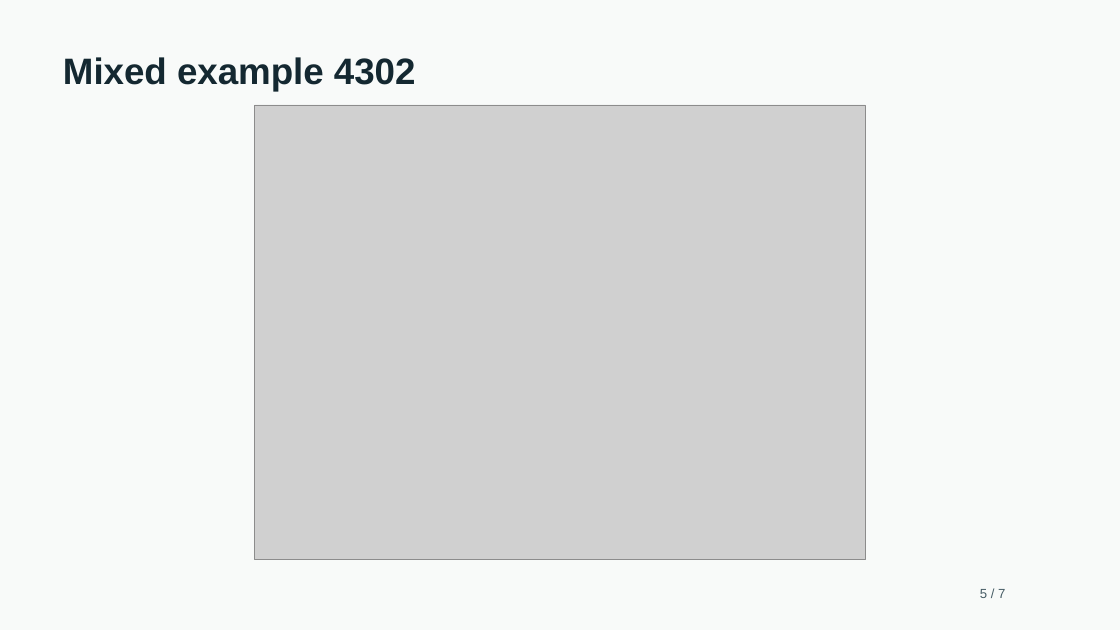
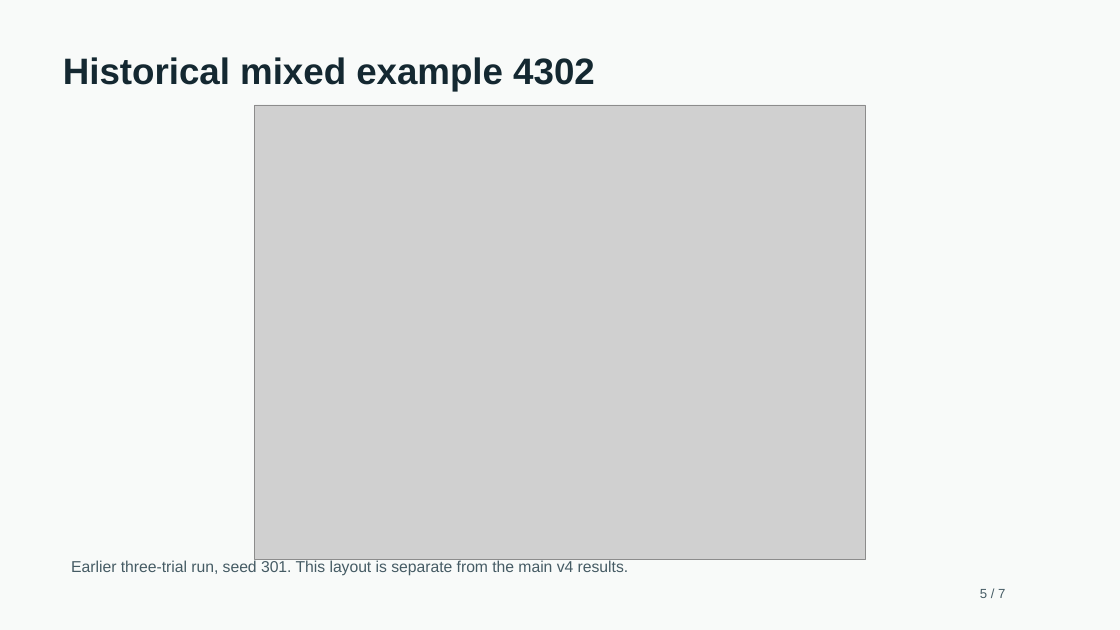
Before and after one commit to AhladM0di/Hybrid-Algorithm-Based-3D-Container-Loading-Optimisation, a slide deck: slide 5 of container_loading/docs/demo_slides.pptx. Drawn at 1120x630 pixels with LibreOffice and Linux fonts; fonts in the diff are those of the drawing; grey boxes stand for pictures. Boxes give left, top, right and bottom in pixels: in the first picture for what was removed or moved away, otherwise in the second. Text is boxed around its words. In the diff, an @@ line names an element or a change of style, - is before the commit and + after.

Commit message:
Finalize five-trial results and address assignment review findings

```diff
--- a/container_loading/docs/demo_slides.pptx
+++ b/container_loading/docs/demo_slides.pptx
@@ text at box(63, 57, 595, 92): text changed @@
-Mixed example 4302
+Historical mixed example 4302
@@ text added at box(71, 560, 629, 576), 13.5 pt, text #455B64 @@
+Earlier three-trial run, seed 301. This layout is separate from the main v4 results.
```
Also in this commit, not shown: 4 other slides changed, 1 slide added, 1 slide removed, 22 other files.
